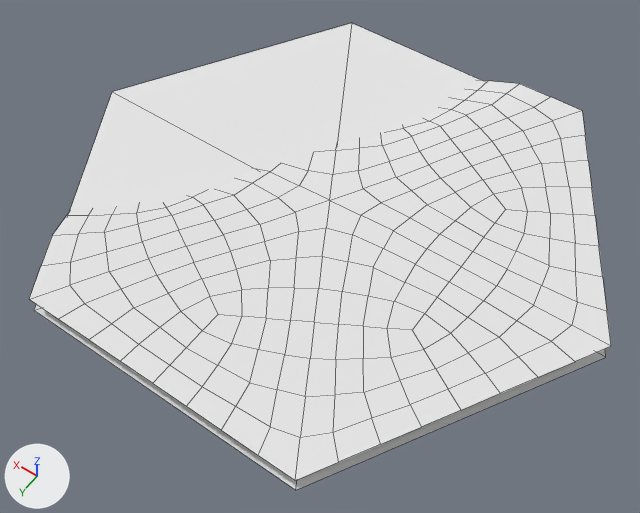
The OBJ model Assets/GroundTiles/Shore_G3O1_Type00.obj: old version first, new version second.
Before and after are seen from a 50 mm lens placed at (-27.9, 40.5, 54.8), pointed at (-0.9, 2.6, -4.6). The axes (+X, +Y, +Z) are drawn at lower left. The lights are the same throughout. Mesh edges are drawn as thin lines. Where no turn or scale is listed for an object, it has been applied to the vertices.

The scene before the commit, as lines of its bpy script (objects in view):
```python
me_shore_g3o1_type00 = bpy.data.meshes.new('Shore_G3O1_Type00')
me_shore_g3o1_type00.from_pydata(...)  # 320 vertices, 294 faces; spans x -25.0..25.0, y -21.7..21.7, z -5.0..0.0
# faces by material slot: [6, 288]
me_shore_g3o1_type00.materials.append(mat_lambert3sg)  # white #e7e7e7
me_shore_g3o1_type00.materials.append(mat_initialshadinggroup)  # white #e7e7e7
ob_shore_g3o1_type00 = bpy.data.objects.new('Shore_G3O1_Type00', me_shore_g3o1_type00)
ob_shore_g3o1_type00.location = (0.0, 0.0, 0.0)
```
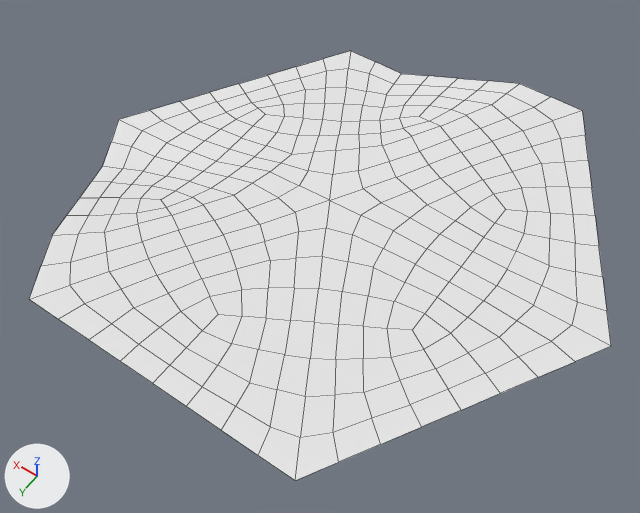
Boxes [x1, y1, x2, y2] around the edits, measured in the pictures (640 x 513 px):
'Shore_G3O1_Type00', reshaped (8% shorter)
    before: [29, 23, 611, 490]
    after: [29, 51, 611, 480]
part 1 of me_shore_g3o1_type00, deleted
    before: [34, 23, 606, 490]

What changed in the scene script:
```text
Change me_shore_g3o1_type00:
    where me_shore_g3o1_type00.from_pydata(...)  # 320 vertices, 294 faces; spans x -25.0..25.0, y -21.7..21.7, z -5.0..0.0
    used by ob_shore_g3o1_type00; location = (0.0, 0.0, 0.0)
    remove me_shore_g3o1_type00.materials.append(mat_lambert3sg)  # white #e7e7e7
    me_shore_g3o1_type00 part 1: the loose piece of 7 vertices spanning x -25.0..25.0, y -21.7..21.7, z -1.5 is deleted
```
